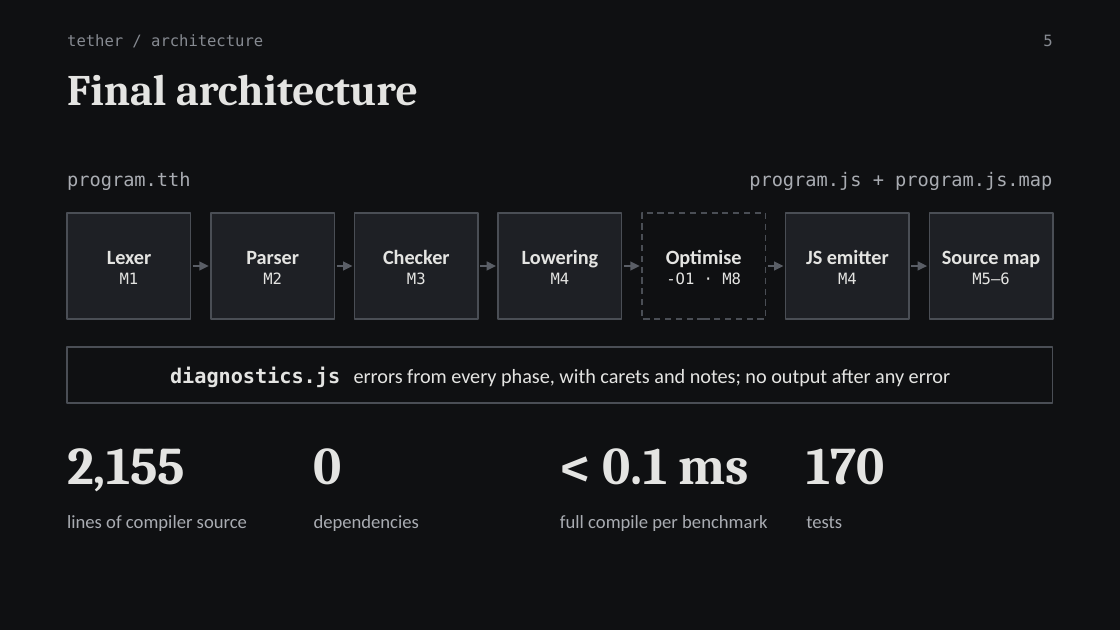
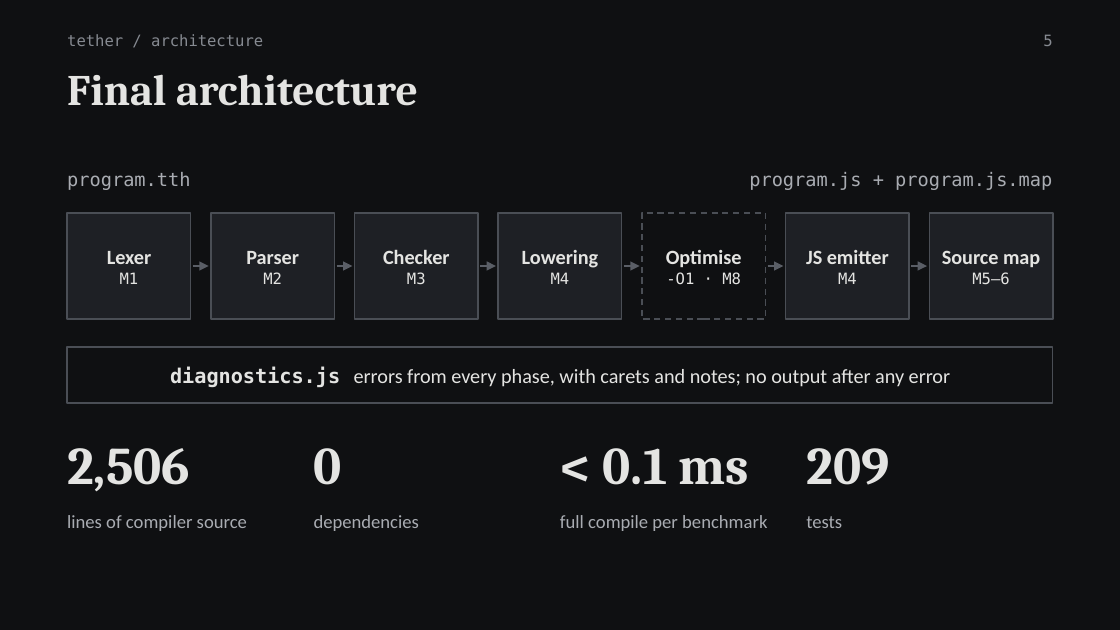
Before and after one commit to Antra1705/tether, a slide deck: slide 5 of docs/Tether-Review3-Presentation.pptx. Drawn at 1120x630 pixels with LibreOffice and Linux fonts; fonts in the diff are those of the drawing. Boxes give left, top, right and bottom in pixels: in the first picture for what was removed or moved away, otherwise in the second. Text is boxed around its words. In the diff, an @@ line names an element or a change of style, - is before the commit and + after.

```diff
--- a/docs/Tether-Review3-Presentation.pptx
+++ b/docs/Tether-Review3-Presentation.pptx
@@ text at [67, 448, 190, 491]: text changed @@
-2,155
+2,506
@@ text at [806, 448, 889, 485]: text changed @@
-170
+209
```
Also in this commit, not shown: 3 other slides changed, 54 other files.
